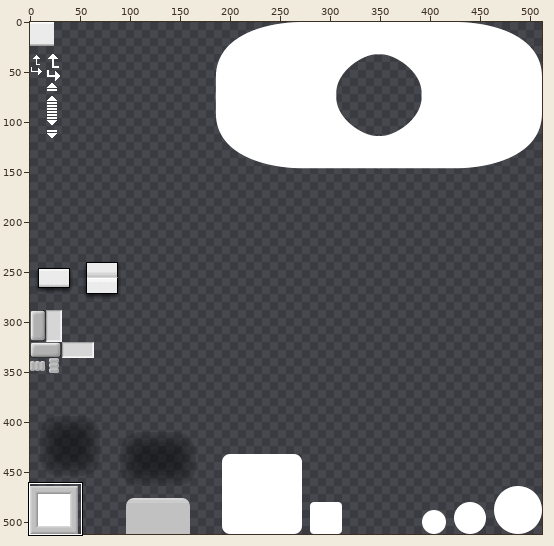
Two states of a sprite sheet, sys/data/desktop/desktopGfx.png. Above: a wide view before the commit, with the close-up outlined.
Close-up. Old version:
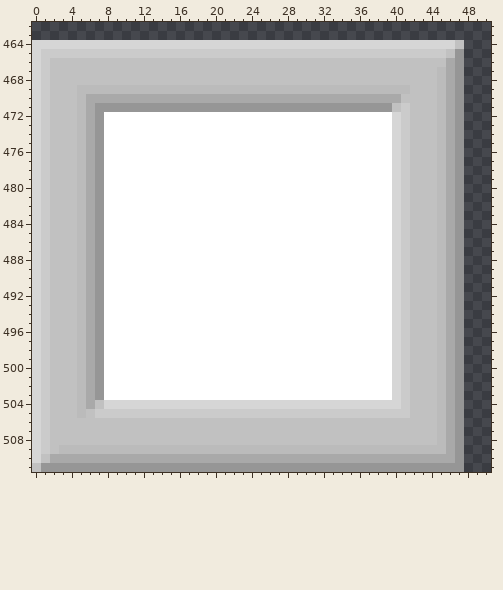
The file is 512x512 pixels. Pixels under 10% opacity are left out. Colours within 5 levels of each other are drawn and written as one. Shown: x 0..50, y 462..511. The commit also changed other parts of the picture, which this record leaves out.
After the commit:
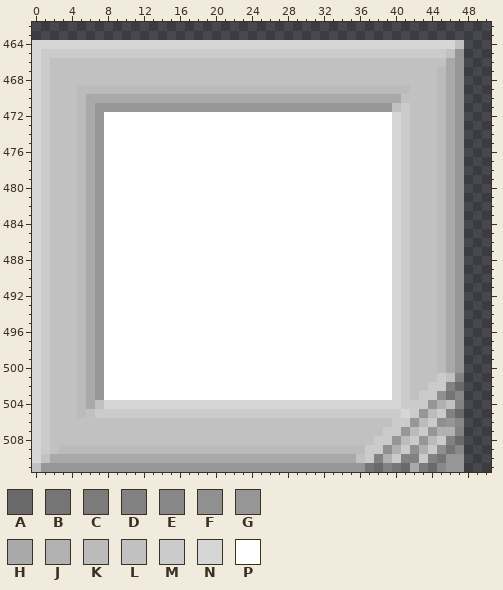
Palette (. is transparent): A #6a6a6a  B #757575  C #7a7b7a  D #828282  E #888888  F #909090  G #969696  H #a9a9a9  J #b1b1b1  K #bbbbbb  L #c1c1c1  M #cbcbcb  N #d6d6d6  P #ffffff
From old to new:
@@ x 34..49 @@
 500 PPPPPPNMLLLKHG..
-501 PPPPPPNMLLLKHG..
-502 PPPPPPNMLLLKHG..
-503 PPPPPPNMLLLKHG..
-504 NNNNNNNMLLLKHG..
-505 MMMMMMMMLLLKHG..
-506 LLLLLLLLLLLKHG..
-507 LLLLLLLLLLLKHG..
-508 LLLLLLLLLLLKHG..
-509 KKKKKKKKKKKKHG..
-510 HHHHHHHHHHHHHG..
-511 GGGGGGGGGGGGGG..
+501 PPPPPPNMLLLMLD..
+502 PPPPPPNMLLMMDA..
+503 PPPPPPNMLMMFBE..
+504 NNNNNNNMMMGJLD..
+505 MMMMMMMNMGKMDA..
+506 LLLLLLMMGKMFGE..
+507 LLLLLMMGKMGJJD..
+508 LLLLMMGKMGKMDA..
+509 KKKMMFJMFJMFBE..
+510 HHLMDJMDDMDBGG..
+511 GGGBADBAHCAEGG..
Changed places in both close-ups, as pixel boxes (x1, y1, x2, y2):
changed: (356, 373, 464, 472)
